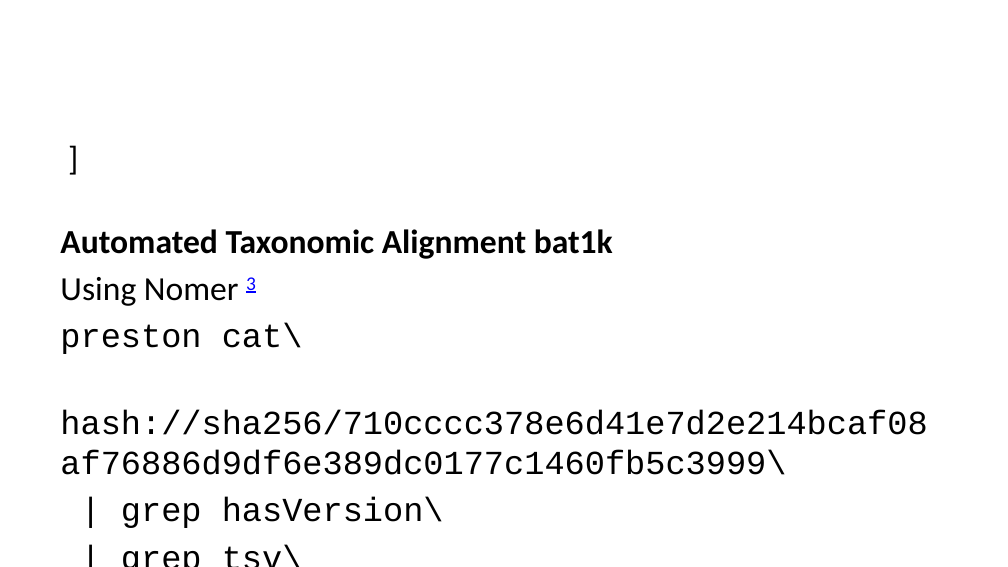
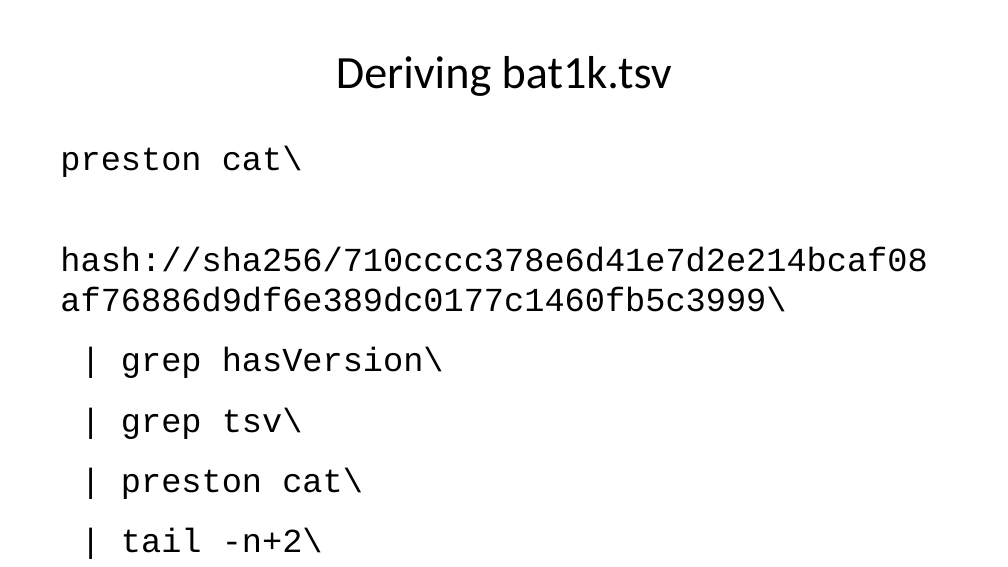
Before and after one commit to jhpoelen/bat1k-talk-2024-10-27, a slide deck: slide 8 of slides.pptx (slide 7 before the commit). Drawn at 1008x567 pixels with LibreOffice and Linux fonts; fonts in the diff are those of the drawing. Boxes give left, top, right and bottom in pixels: in the first picture for what was removed or moved away, otherwise in the second. Text is boxed around its words. In the diff, an @@ line names an element or a change of style, - is before the commit and + after.

```diff
--- a/slides.pptx
+++ b/slides.pptx
@@ title added at box(336, 56, 672, 96), 33 pt, text #000000 @@
+Deriving bat1k.tsv
@@ text at box(60, 229, 613, 306): paragraphs removed @@
-]
-Automated Taxonomic Alignment bat1k
-Using Nomer 3
```
Also in this commit, not shown: 2 other slides changed, 1 slide added, 3 other files.
